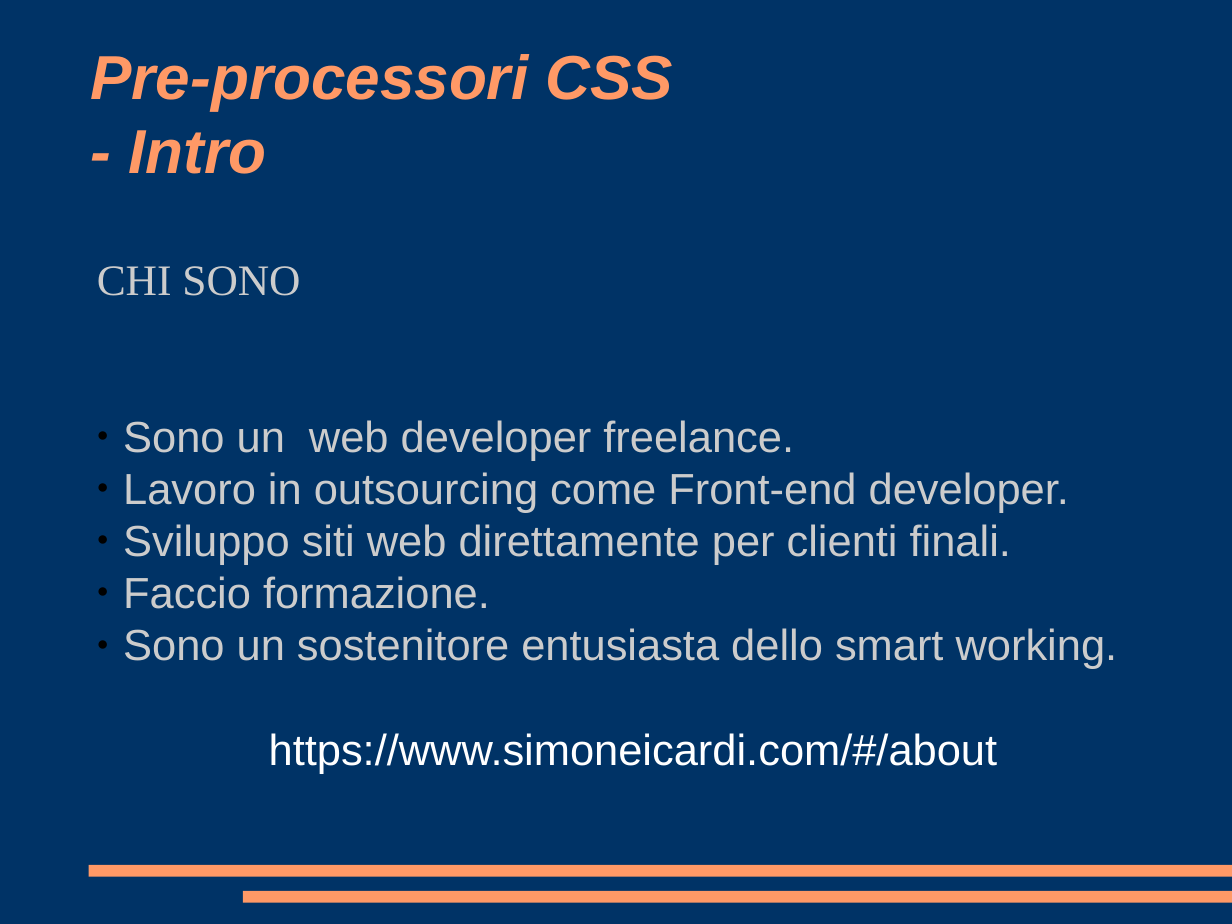
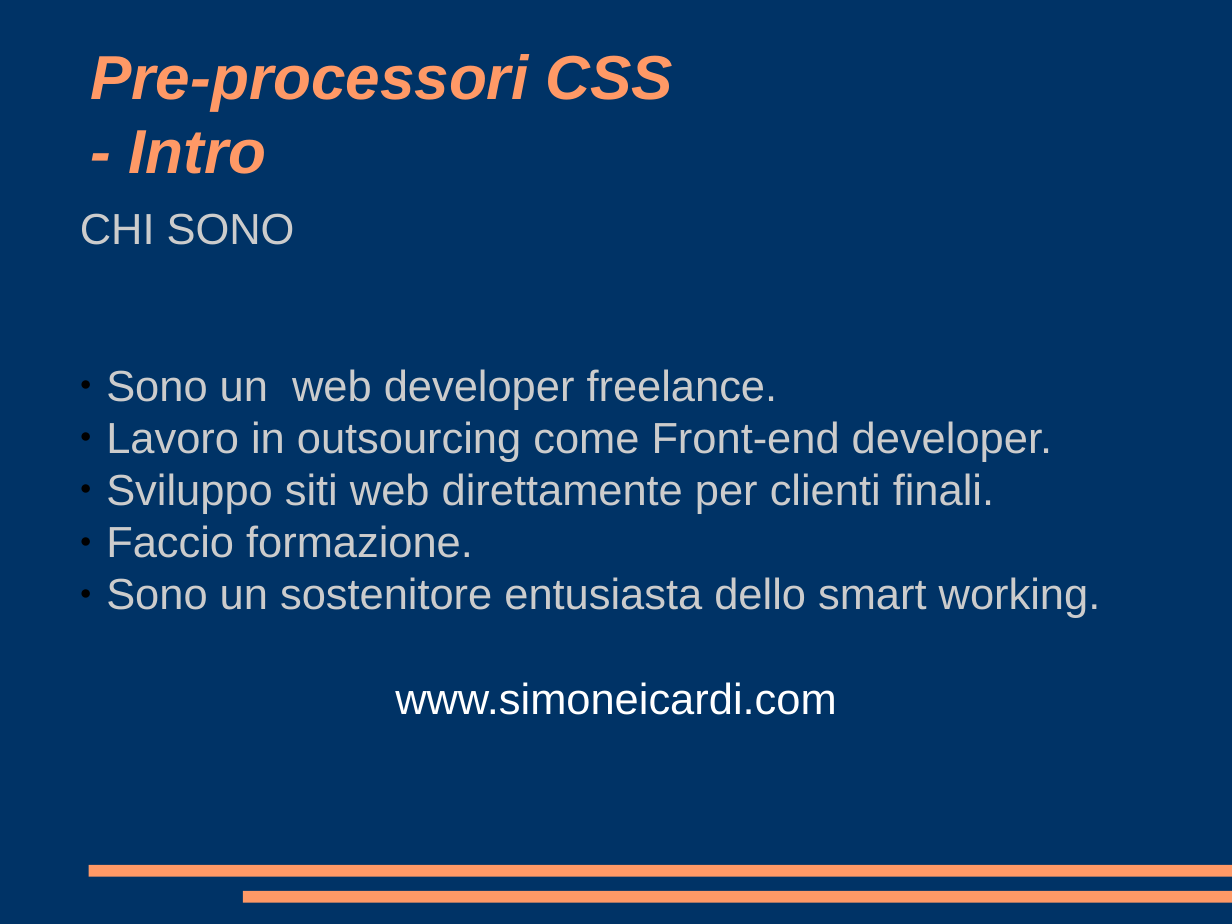
Before and after one commit to pimoGit/boolean-careers-test, a slide deck: slide 3 of video-lezione/presentazione.odp. Drawn at 1232x924 pixels with LibreOffice and Linux fonts; fonts in the diff are those of the drawing. Boxes give left, top, right and bottom in pixels: in the first picture for what was removed or moved away, otherwise in the second. Text is boxed around its words. In the diff, an @@ line names an element or a change of style, - is before the commit and + after.

```diff
--- a/video-lezione/presentazione.odp
+++ b/video-lezione/presentazione.odp
@@ subtitle "CHI SONO": place and size @@
-subtitle "CHI SONO" at [97, 266, 1118, 774]
+subtitle "CHI SONO" at [80, 213, 1101, 715]
@@ subtitle at [80, 213, 295, 245]: font Times New Roman to Arial in "CHI SONO" @@
@@ subtitle at [395, 682, 837, 715]: text changed @@
-https://www.simoneicardi.com/#/about
+www.simoneicardi.com
```
Also in this commit, not shown: 4 other slides changed, 5 slides added, 1 other file.
